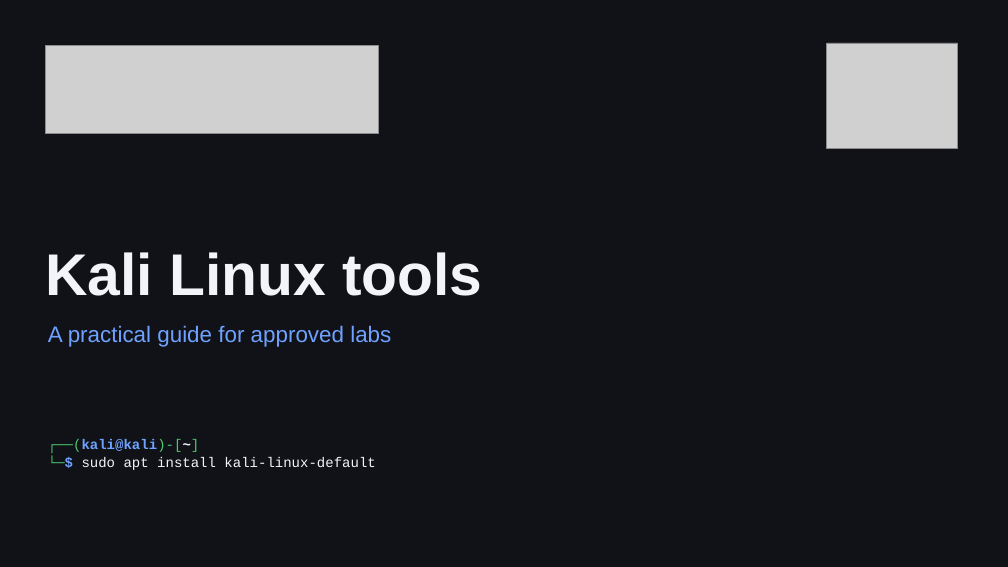
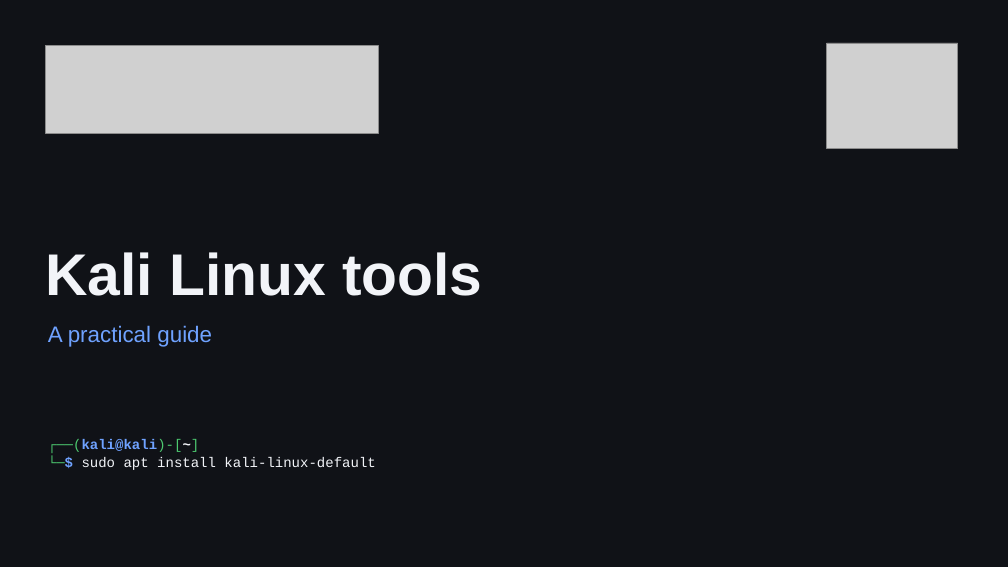
Before and after one commit to cofcsecurity/cofcsecurity.github.io, a slide deck: slide 1 of static/slides/22-kali-tools.pptx. Drawn at 1008x567 pixels with LibreOffice and Linux fonts; fonts in the diff are those of the drawing; grey boxes stand for pictures. Boxes give left, top, right and bottom in pixels: in the first picture for what was removed or moved away, otherwise in the second. Text is boxed around its words. In the diff, an @@ line names an element or a change of style, - is before the commit and + after.

```diff
--- a/static/slides/22-kali-tools.pptx
+++ b/static/slides/22-kali-tools.pptx
@@ text at (48,325,212,347): text changed @@
-A practical guide for approved labs
+A practical guide
```
Also in this commit, not shown: 14 other slides changed, 1 slide removed.
